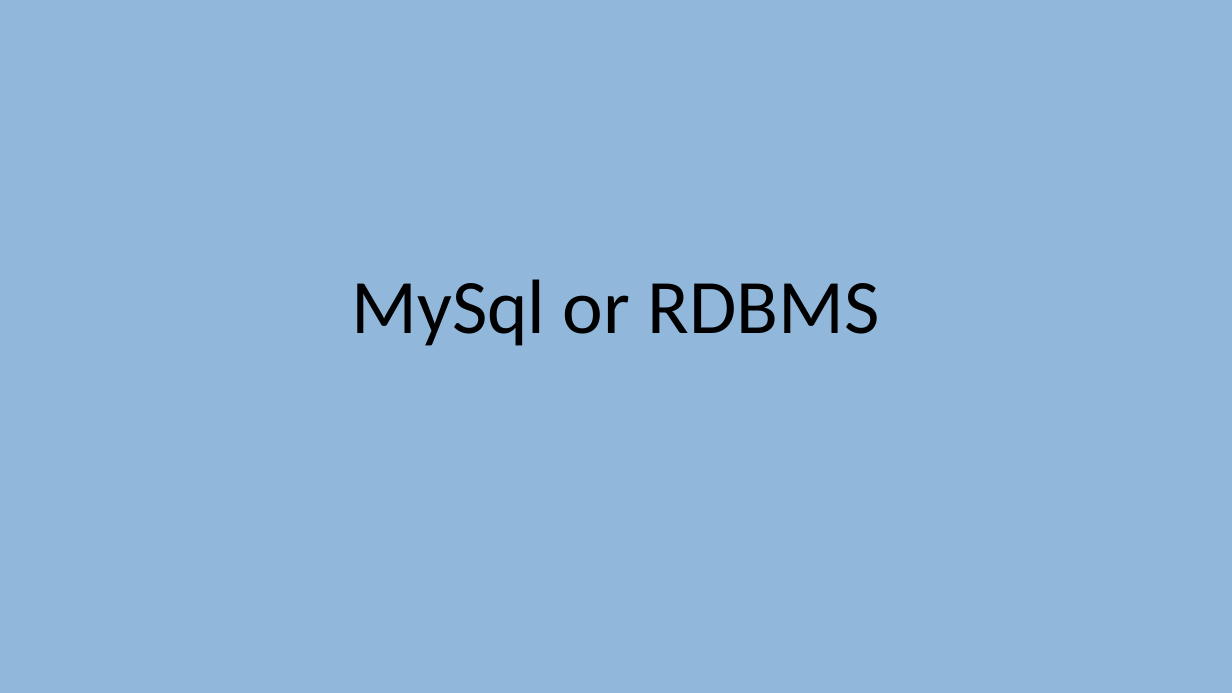
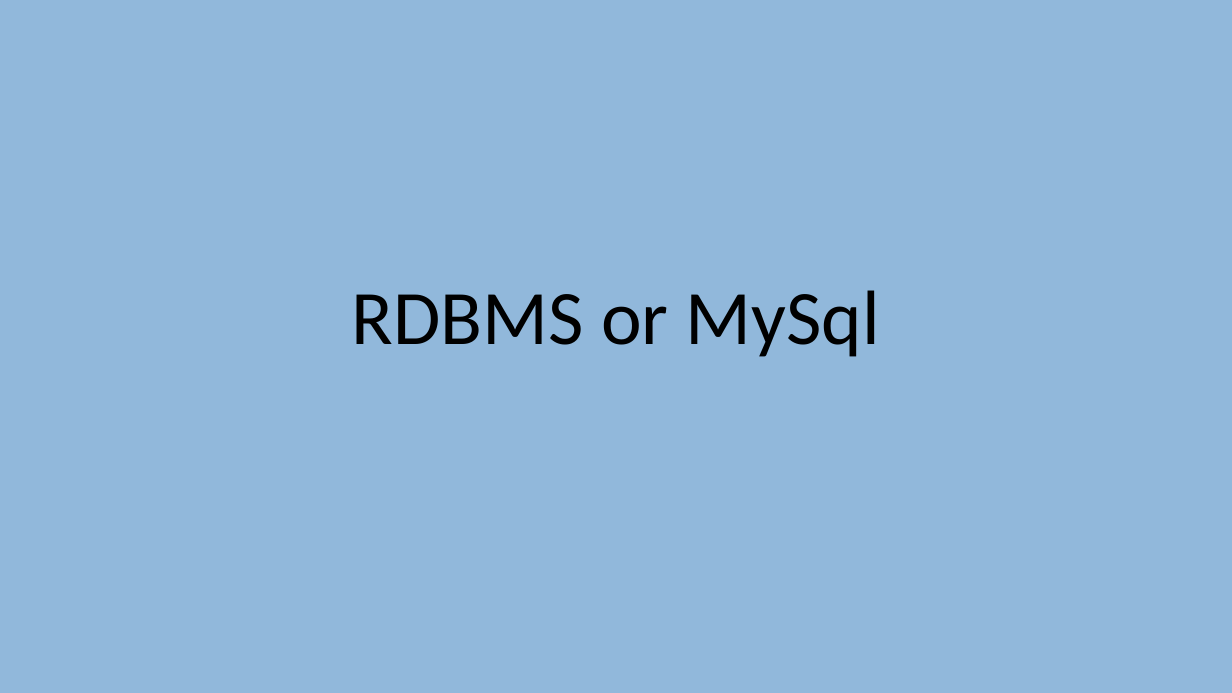
Before and after one commit to EmanueleCitarella/presentationAS, a slide deck: slide 5 of Sql vs NoSql.pptx. Drawn at 1232x693 pixels with LibreOffice and Linux fonts; fonts in the diff are those of the drawing. Boxes give left, top, right and bottom in pixels: in the first picture for what was removed or moved away, otherwise in the second. Text is boxed around its words. In the diff, an @@ line names an element or a change of style, - is before the commit and + after.

```diff
--- a/Sql vs NoSql.pptx
+++ b/Sql vs NoSql.pptx
@@ title at [352, 290, 880, 357]: text changed @@
-MySql or RDBMS
+RDBMS or MySql
```
Also in this commit, not shown: 14 other slides changed, 17 slides added, 14 slides removed, 1 other file.
